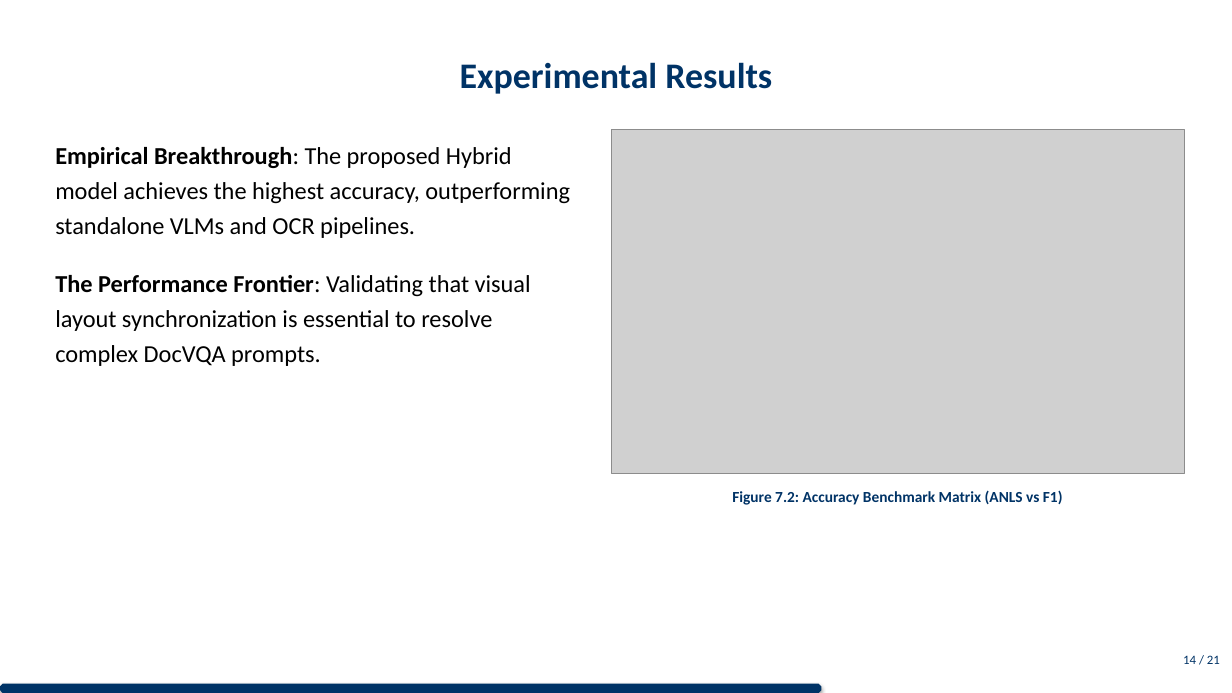
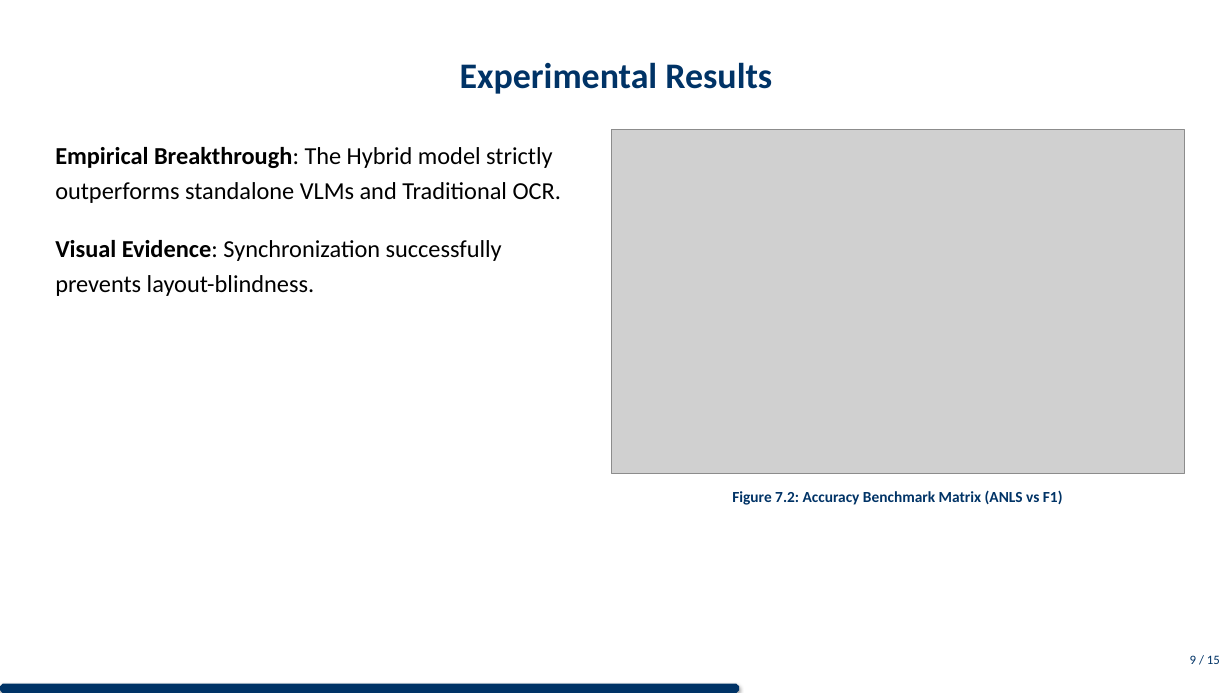
Before and after one commit to DESMOND135/DOCVQA-RAG-PERCEPTION-BENCHMARK, a slide deck: slide 10 of MAIN/presentation/presentation.pptx (slide 15 before the commit). Drawn at 1232x693 pixels with LibreOffice and Linux fonts; fonts in the diff are those of the drawing; grey boxes stand for pictures. Boxes give left, top, right and bottom in pixels: in the first picture for what was removed or moved away, otherwise in the second. Text is boxed around its words. In the diff, an @@ line names an element or a change of style, - is before the commit and + after.

```diff
--- a/MAIN/presentation/presentation.pptx
+++ b/MAIN/presentation/presentation.pptx
@@ text at (55, 147, 562, 296): text changed @@
-Empirical Breakthrough: The proposed Hybrid model achieves the highest accuracy, outperforming standalone VLMs and OCR pipelines.
-The Performance Frontier: Validating that visual layout synchronization is essential to resolve complex DocVQA prompts.
+Empirical Breakthrough: The Hybrid model strictly outperforms standalone VLMs and Traditional OCR.
+Visual Evidence: Synchronization successfully prevents layout-blindness.
@@ text at (1190, 655, 1220, 664): text changed @@
-14 / 21
+9 / 15
@@ octagon: place and size @@
-octagon at (0, 684, 822, 693)
+octagon at (0, 684, 739, 693)
```
Also in this commit, not shown: 12 other slides changed, 1 slide added, 7 slides removed, 23 other files.
